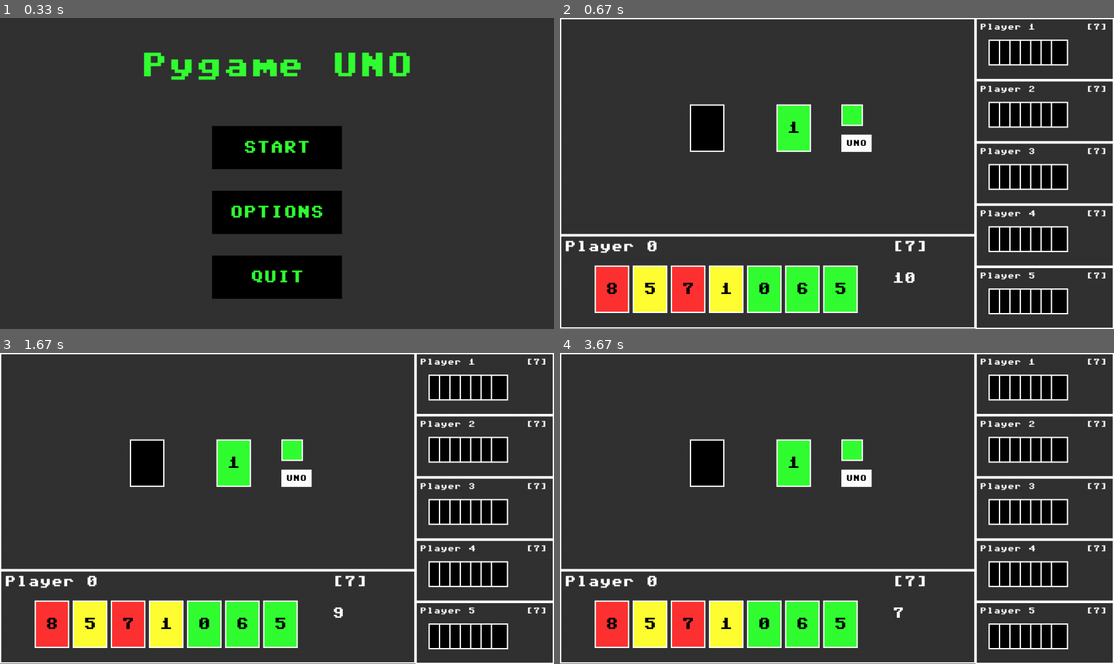
Above: before the commit, frames 1-4 (two rows, left to right).
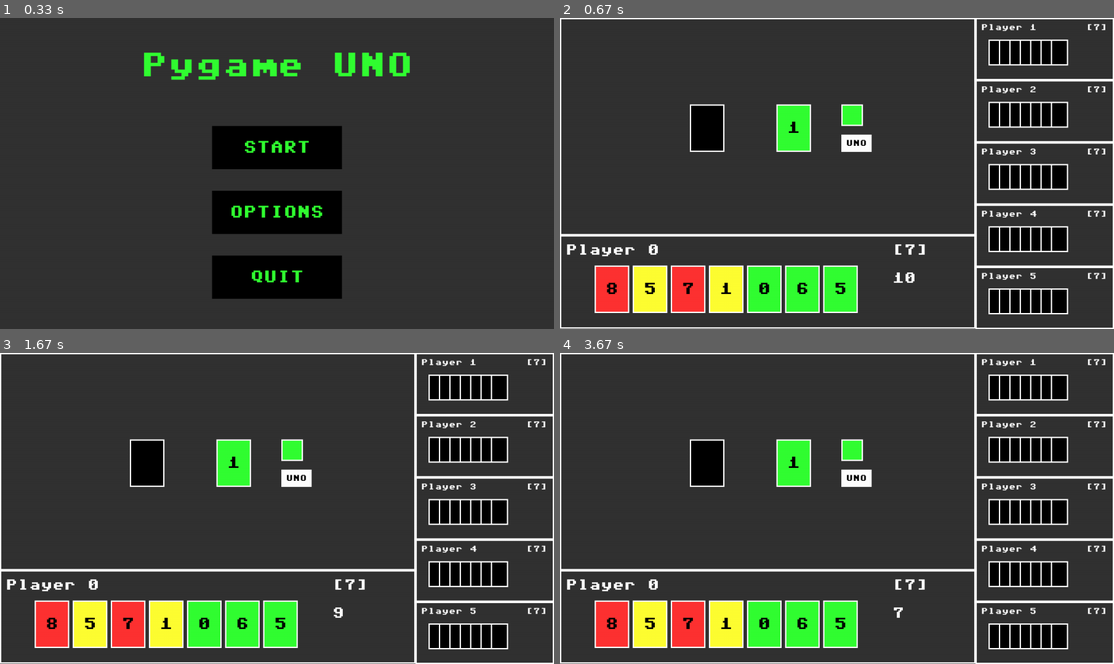
Above: after the commit, the same moments.

Repository: jrsky723/pygameuno
Game: pygame game, started from main.py
Two runs of this game, one before a commit and one after it. Both use one fixed random seed, a clock stepped at 60 frames per second and the inputs below.
Inputs:
- Up to frame 1 (0.33 s): no input
- Up to frame 2 (0.67 s): click "START" at 0.38 s
- Up to frame 3 (1.67 s): no input
- Up to frame 4 (3.67 s): no input

Frame 1 is identical in both runs. In frame 2, 1.2% of the frame differs, in the area x 1-99%, y 1-85%; in frame 3, 1.2%; in frame 4, 1.2%.

Commit message:
Add reposition & resize in all renders
게임 화면에서 특정 surface의 가로와 세로 길이에 따라 object(text)를 표시하려고 할때, x,y 위치가 screensize에 따라 한번더 곱해져서 바뀌는 현상을 막고자, 모든 render class에 reposition, resize argument를 쓸 수 있게 함.
reposition : 스크린 사이즈에 따라 위치 변경할 것인지?
resize : 스크린 사이즈에 따라 크기 변경할 것인지?

Diff:
--- a/renders/button.py
+++ b/renders/button.py
@@ -1,44 +1,46 @@
-import pygame
-from utils.fonts import get_text_surface
 from utils.color_conversion import rgb
-from renders.rect import Rect
-from utils.constants import BUTTON as B, SIZE_RATIO
+from renders.text_box import TextBox
+from utils.constants import BUTTON as B
 
 
-class Button(Rect):
+class Button(TextBox):
     def __init__(
         self,
         x,
         y,
+        screen_size,
+        color_blind,
         text="",
+        reposition=True,
+        resize=True,
         width=B.WIDTH,
         height=B.HEIGHT,
         font_size=B.FONT_SIZE,
+        text_color=B.TEXT_COLOR,
         background_color=B.COLOR,
-        text_color=B.TEXT_COLOR,
-        screen_size="medium",
-        color_blind=False,
+        border_color=B.BORDER_COLOR,
+        border_width=0,
         hover_background_color=B.HOVER_COLOR,
         hover_text_color=B.TEXT_HOVER_COLOR,
         select_background_color=B.SELECT_COLOR,
         select_text_color=B.TEXT_SELECT_COLOR,
     ):
         super().__init__(
-            x=x,
-            y=y,
-            width=width,
-            height=height,
-            background_color=background_color,
-            screen_size=screen_size,
-            color_blind=color_blind,
+            x,
+            y,
+            text,
+            screen_size,
+            color_blind,
+            reposition,
+            resize,
+            width,
+            height,
+            font_size,
+            text_color,
+            background_color,
+            border_color,
+            border_width,
         )
-        self.text = text
-        self.font_size = font_size * SIZE_RATIO[screen_size]
-        self.text_color = rgb(text_color, color_blind)
-        temp_text_surface = get_text_surface(self.text, self.font_size, self.text_color)
-        self.width = max(self.width, temp_text_surface.get_width())
-        self.height = max(self.height, temp_text_surface.get_height())
-        self.rect = pygame.Rect(self.x, self.y, self.width, self.height)
         self.origin_background_color = self.background_color
         self.origin_text_color = self.text_color
         self.hover_background_color = rgb(hover_background_color, color_blind)
@@ -51,16 +53,6 @@
 
     def draw(self, screen):
         super().draw(screen)
-        text_surface = get_text_surface(self.text, self.font_size, self.text_color)
-        screen.blit(
-            text_surface,
-            (
-                (
-                    self.x + (self.width - text_surface.get_width()) / 2,
-                    self.y + (self.height - text_surface.get_height()) / 2,
-                ),
-            ),
-        )
 
     def update(self):
         super().update()
--- a/renders/card.py
+++ b/renders/card.py
@@ -10,26 +10,28 @@
         y,
         text,
         color,
+        screen_size,
+        color_blind,
         font_size=C.FONT_SIZE,
         text_color=C.TEXT_COLOR,
         width=C.WIDTH,
         height=C.HEIGHT,
-        screen_size="medium",
-        color_blind=False,
     ):
         if color == "black":
             text_color = "white"
         super().__init__(
-            x=x,
-            y=y,
-            text=text,
-            font_size=font_size,
-            text_color=text_color,
-            width=width,
-            height=height,
-            background_color=color,
-            screen_size=screen_size,
-            color_blind=color_blind,
+            x,
+            y,
+            text,
+            screen_size,
+            color_blind,
+            True,  # resize
+            True,  # reposition
+            width,
+            height,
+            font_size,
+            text_color,
+            color,  # background_color
             border_width=3,
         )
         self.origin_background_color = self.background_color
--- a/renders/rect.py
+++ b/renders/rect.py
@@ -10,9 +10,11 @@
         y,
         width,
         height,
+        screen_size,
+        color_blind,
+        reposition=True,
+        resize=True,
         background_color=None,
-        screen_size="medium",
-        color_blind=False,
         # inner border
         border_color="white",  # inner border color
         border_width=0,
@@ -25,15 +27,20 @@
             x = S.WIDTH_BASE - width
         if y == "bottom":
             y = S.HEIGHT_BASE - height
-        self.width = width * SIZE_RATIO[screen_size]
-        self.height = height * SIZE_RATIO[screen_size]
-        self.x = x * SIZE_RATIO[screen_size]
-        self.y = y * SIZE_RATIO[screen_size]
+        self.width, self.height, self.x, self.y = width, height, x, y
+        self.border_width = border_width
+        if resize:
+            for attr in ["width", "height"]:
+                setattr(self, attr, getattr(self, attr) * SIZE_RATIO[screen_size])
+            self.border_width = int(border_width * SIZE_RATIO[screen_size])
+        if reposition:
+            for attr in ["x", "y"]:
+                setattr(self, attr, getattr(self, attr) * SIZE_RATIO[screen_size])
         self.rect = pygame.Rect(self.x, self.y, self.width, self.height)
         self.background_color = (
             rgb(background_color, color_blind) if background_color else None
         )
-        self.border_width = int(border_width * SIZE_RATIO[screen_size])
+
         self.border_color = rgb(border_color, color_blind)
 
     def draw(self, screen):
--- a/renders/text_box.py
+++ b/renders/text_box.py
@@ -10,32 +10,36 @@
         x,
         y,
         text,
+        screen_size,
+        color_blind,
+        reposition=True,
+        resize=True,
+        width=0,
+        height=0,
         font_size=T.FONT_SIZE,
         text_color=T.TEXT_COLOR,
-        width=0,
-        height=0,
         background_color=None,
-        screen_size="medium",
-        color_blind=False,
-        border_color="white",
+        border_color=T.BORDER_COLOR,
         border_width=0,
     ):
         temp_text_surface = get_text_surface(text, font_size, text_color)
         width = max(width, temp_text_surface.get_width())
         height = max(height, temp_text_surface.get_height())
         super().__init__(
-            x=x,
-            y=y,
-            width=width,
-            height=height,
-            background_color=background_color,
-            screen_size=screen_size,
-            color_blind=color_blind,
-            border_color=border_color,
-            border_width=border_width,
+            x,
+            y,
+            width,
+            height,
+            screen_size,
+            color_blind,
+            reposition,
+            resize,
+            background_color,
+            border_color,
+            border_width,
         )
         self.text = text
-        self.font_size = font_size * SIZE_RATIO[screen_size]
+        self.font_size = font_size * SIZE_RATIO[screen_size] if resize else font_size
         self.text_color = rgb(text_color, color_blind)
         self.text_surface = get_text_surface(self.text, self.font_size, self.text_color)
         self.visible = True
--- a/screens/game_screen.py
+++ b/screens/game_screen.py
@@ -5,8 +5,8 @@
 from renders.text_box import TextBox
 from renders.button import Button
 from renders.rect import Rect
+from utils.timer import Timer
 from utils.color_conversion import rgb
-from utils.timer import Timer
 
 
 class GameScreen(Screen):
@@ -71,22 +71,25 @@
             "width": C_WIDTH,
             "height": C_HEIGHT,
             "y": C_Y,
-        }
-        self.draw_player_name(surface, player.name, FONT_SIZE)
+        } | self.rect_params
+        text_params = {
+            "font_size": FONT_SIZE,
+            "reposition": False,
+        } | self.rect_params
+        self.draw_player_name(surface, player.name, text_params)
         self.draw_player_hand(surface, player.hand, is_player, card_params, C_X, C_GAP)
-        self.draw_player_card_number(surface, len(player.hand), FONT_SIZE)
+        self.draw_player_card_number(surface, len(player.hand), text_params)
         if player.is_turn:
-            self.draw_timer(surface, FONT_SIZE)
-        pass
-
-    def draw_player_name(self, surface, player_name, font_size):
-        S_WIDTH, S_HEIGHT = surface.get_width(), surface.get_height()
+            self.draw_timer(surface, text_params)
+        pass
+
+    def draw_player_name(self, surface, player_name, text_params):
+        S_HEIGHT = surface.get_height()
         player_name_text = TextBox(
             text=player_name,
-            x=10,
-            y=13,
-            font_size=font_size,
-            **self.rect_params,
+            x=13,
+            y=S_HEIGHT * 0.1,
+            **text_params,
         )
         player_name_text.draw(surface)
 
@@ -97,33 +100,33 @@
             card_params["x"] = C_X + i * C_GAP
             if is_player:
                 card_render = Card(
-                    **card_params, color=card.get_color(), text=card.get_abb()
+                    **card_params,
+                    color=card.get_color(),
+                    text=card.get_abb(),
                 )
             else:
                 card_render = Rect(
-                    **card_params, background_color=rgb("black"), border_width=3
+                    **card_params, background_color="black", border_width=3
                 )
             card_render.draw(surface)
 
-    def draw_player_card_number(self, surface, card_number, font_size):
+    def draw_player_card_number(self, surface, card_number, text_params):
         S_WIDTH, S_HEIGHT = surface.get_width(), surface.get_height()
         card_number_text = TextBox(
             text=f"[{card_number}]",
             x=S_WIDTH * 0.8,
-            y=13,
-            font_size=font_size,
-            **self.rect_params,
+            y=S_HEIGHT * 0.1,
+            **text_params,
         )
         card_number_text.draw(surface)
 
-    def draw_timer(self, surface, font_size):
+    def draw_timer(self, surface, text_params):
         S_WIDTH, S_HEIGHT = surface.get_width(), surface.get_height()
         timer_text = TextBox(
             text=f"{1+int(self.timer.get_remaining_time())}",
             x=S_WIDTH * 0.8,
             y=S_HEIGHT * 0.4,
-            font_size=font_size,
-            **self.rect_params,
+            **text_params,
         )
         timer_text.draw(surface)
 
@@ -144,8 +147,9 @@
             y=C_Y,
             width=C_WIDTH,
             height=C_HEIGHT,
-            background_color=rgb("black"),
+            background_color="black",
             border_width=3,
+            **self.rect_params,
         )
         rect_render.draw(surface)
 
@@ -158,6 +162,7 @@
             "height": C_HEIGHT,
             "x": C_X,
             "y": C_Y,
+            **self.rect_params,
         }
         card_render = Card(
             **card_params,
@@ -172,8 +177,9 @@
             y=200,
             width=50,
             height=50,
-            background_color=rgb(top_card.get_color()),
+            background_color=top_card.get_color(),
             border_width=3,
+            **self.rect_params,
         )
         rect_render.draw(surface)
         pass
@@ -184,10 +190,11 @@
             y=270,
             width=70,
             height=40,
-            background_color=rgb("white"),
+            background_color="white",
             text="UNO",
             font_size=20,
-            text_color=rgb("black"),
+            text_color="black",
+            **self.rect_params,
         )
         uno_button.draw(surface)
         pass
--- a/utils/constants.py
+++ b/utils/constants.py
@@ -59,6 +59,7 @@
     TEXT_COLOR = "black"
     BACKGROUND_COLOR = "black"
 
+
 # Button properties
 class BUTTON:
     WIDTH = 180
@@ -70,11 +71,13 @@
     TEXT_COLOR = "green"
     TEXT_HOVER_COLOR = "black"
     TEXT_SELECT_COLOR = "white"
+    BORDER_COLOR = "white"
 
 
 class TEXTBOX:
     FONT_SIZE = 60
     TEXT_COLOR = "white"
+    BORDER_COLOR = "white"
 
 
 # Directories
